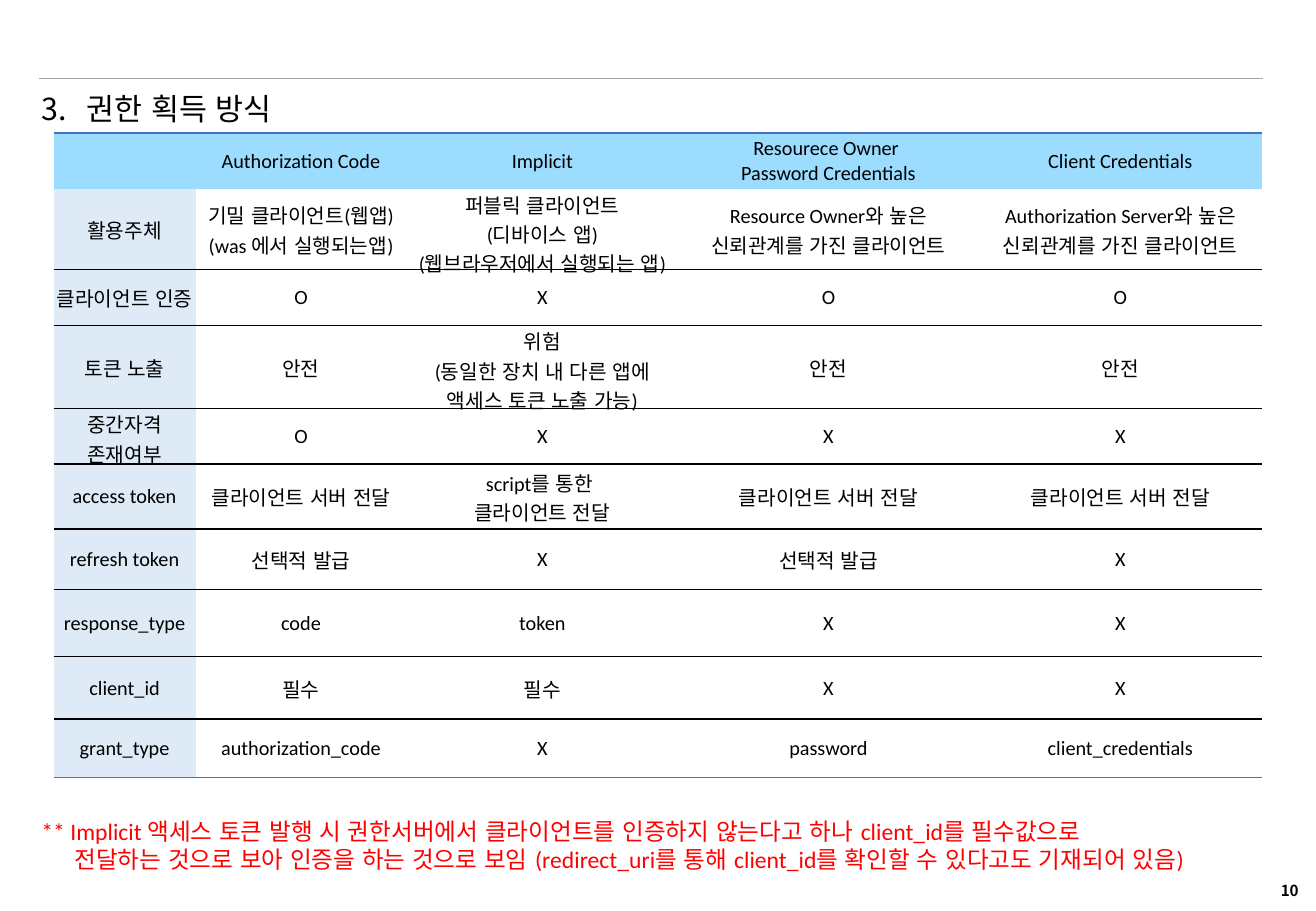
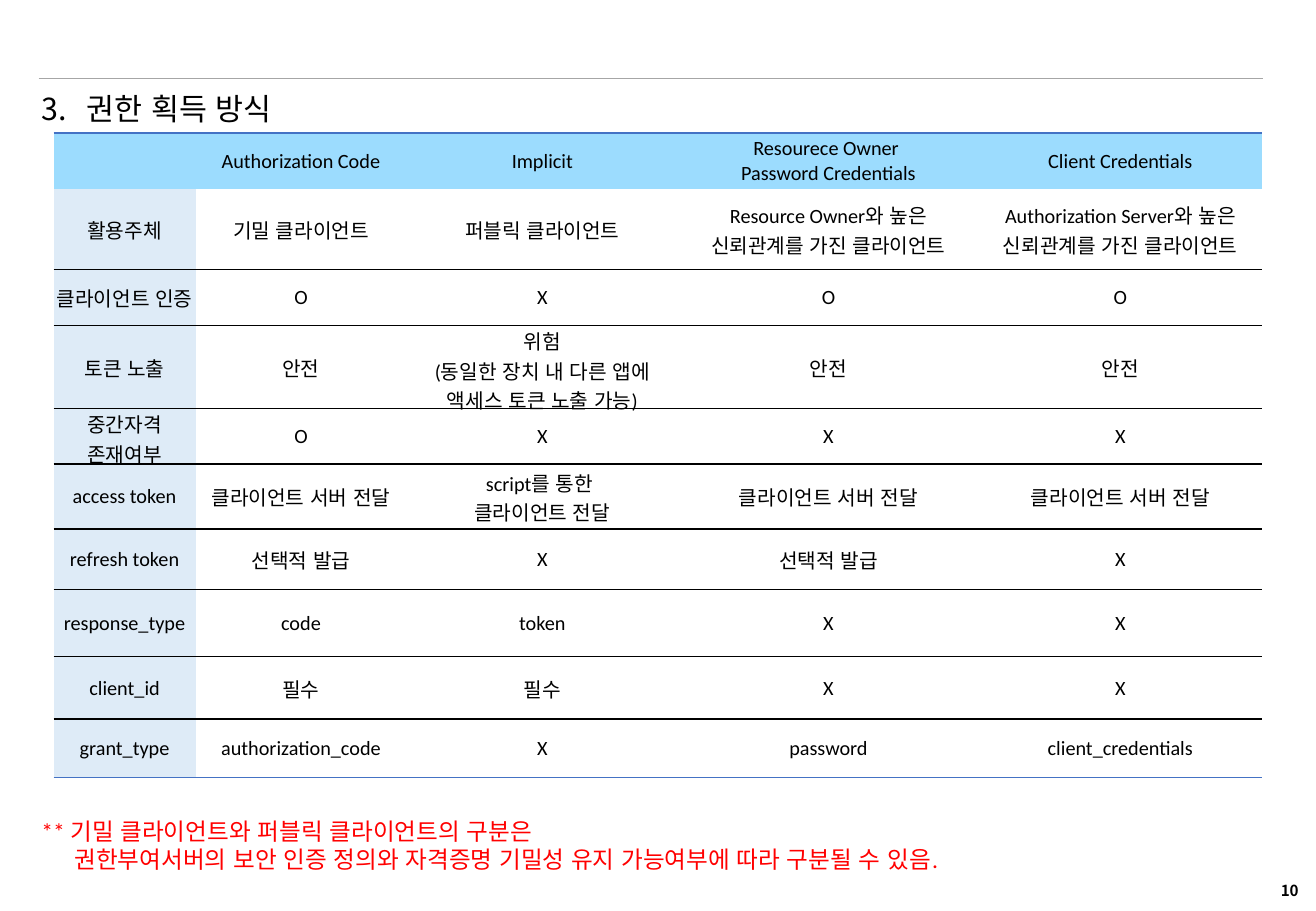
Before and after one commit to BOBY-MIN/development-guide, a slide deck: slide 10 of tip/OAuth_2.0.pptx. Drawn at 1316x911 pixels with LibreOffice and Linux fonts; fonts in the diff are those of the drawing. Boxes give left, top, right and bottom in pixels: in the first picture for what was removed or moved away, otherwise in the second. Text is boxed around its words. In the diff, an @@ line names an element or a change of style, - is before the commit and + after.

```diff
--- a/tip/OAuth_2.0.pptx
+++ b/tip/OAuth_2.0.pptx
@@ table at <box>53,134,1263,779</box> @@
-row 2, column 2: 기밀 클라이언트(웹앱) (was 에서 실행되는앱)
+row 2, column 2: 기밀 클라이언트
-row 2, column 3: 퍼블릭 클라이언트 / (디바이스 앱) (웹브라우저에서 실행되는 앱)
+row 2, column 3: 퍼블릭 클라이언트
@@ text at <box>70,820,938,870</box>: text changed @@
-** Implicit 액세스 토큰 발행 시 권한서버에서 클라이언트를 인증하지 않는다고 하나 client_id를 필수값으로
-전달하는 것으로 보아 인증을 하는 것으로 보임 (redirect_uri를 통해 client_id를 확인할 수 있다고도 기재되어 있음)
+** 기밀 클라이언트와 퍼블릭 클라이언트의 구분은
+권한부여서버의 보안 인증 정의와 자격증명 기밀성 유지 가능여부에 따라 구분될 수 있음.
```
Also in this commit, not shown: 10 other slides changed.
